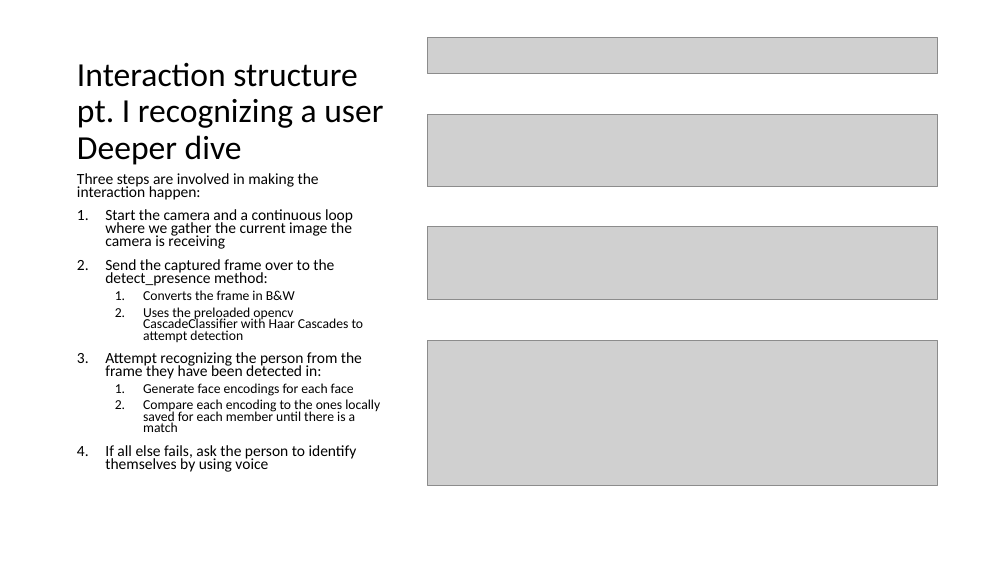
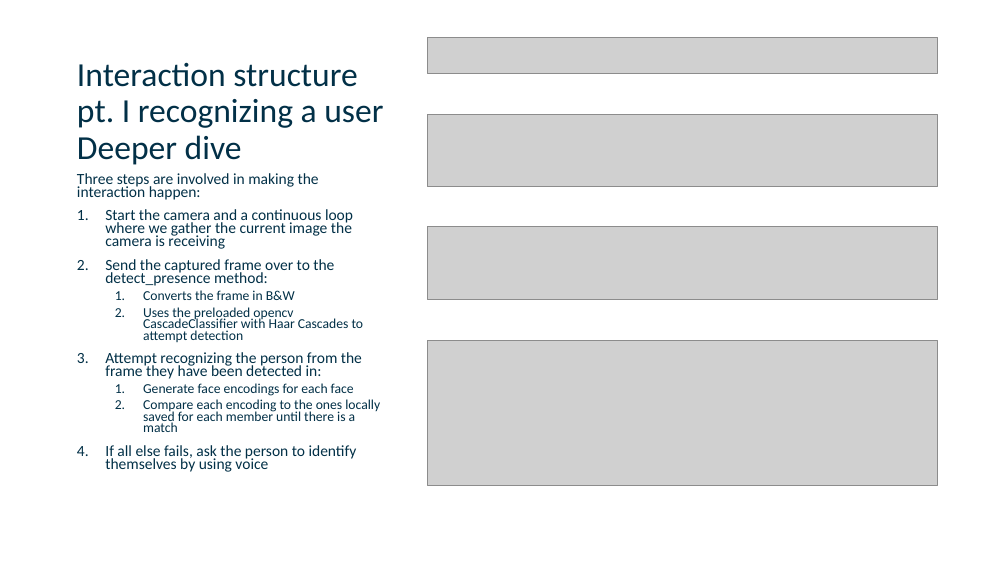
Before and after one commit to attennig/MultimodalMultiuserHomeAssistant, a slide deck: slide 7 of Multimodal personalized multiuser Home Assistant.pptx (slide 6 before the commit). Drawn at 1008x567 pixels with LibreOffice and Linux fonts; fonts in the diff are those of the drawing; grey boxes stand for pictures. Boxes give left, top, right and bottom in pixels: in the first picture for what was removed or moved away, otherwise in the second. Text is boxed around its words. In the diff, an @@ line names an element or a change of style, - is before the commit and + after.

```diff
--- a/Multimodal personalized multiuser Home Assistant.pptx
+++ b/Multimodal personalized multiuser Home Assistant.pptx
@@ title "Interaction structure pt. I recognizing ..." at <box>77,62,383,165</box>: text colour #000000 to #023047 @@
@@ text "Three steps are involved in ..." at <box>77,173,380,472</box>: text colour #000000 to #023047 @@
```
Also in this commit, not shown: 4 other slides changed, 1 slide added.
